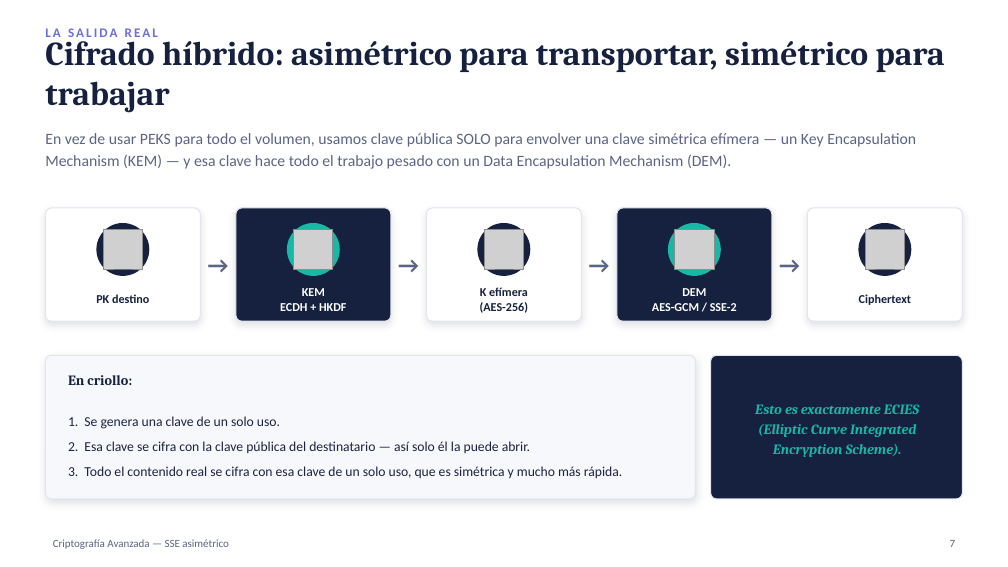
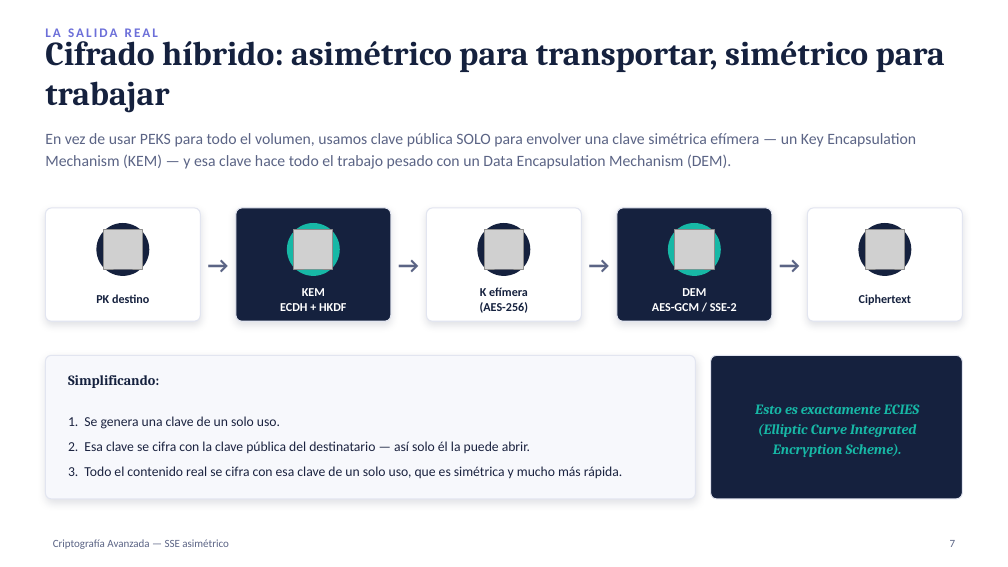
Before and after one commit to hernan2292/resumenes-maestria-en-ciberdefensa, a slide deck: slide 7 of Criptografia Avanzada/sse_cifrado_asimetrico.pptx. Drawn at 1008x567 pixels with LibreOffice and Linux fonts; fonts in the diff are those of the drawing; grey boxes stand for pictures. Boxes give left, top, right and bottom in pixels: in the first picture for what was removed or moved away, otherwise in the second. Text is boxed around its words. In the diff, an @@ line names an element or a change of style, - is before the commit and + after.

```diff
--- a/Criptografia Avanzada/sse_cifrado_asimetrico.pptx
+++ b/Criptografia Avanzada/sse_cifrado_asimetrico.pptx
@@ text at [68, 375, 159, 388]: text changed @@
-En criollo:
+Simplificando:
```
Also in this commit, not shown: 2 other slides changed, 2 slides removed, 2 other files.
